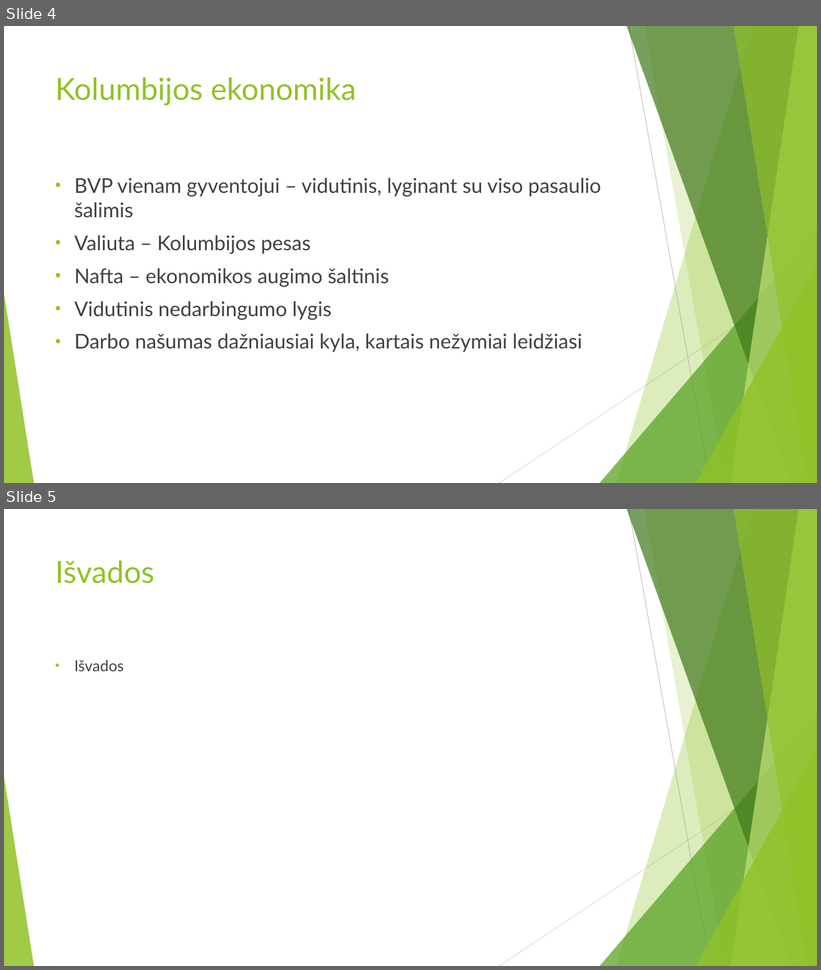
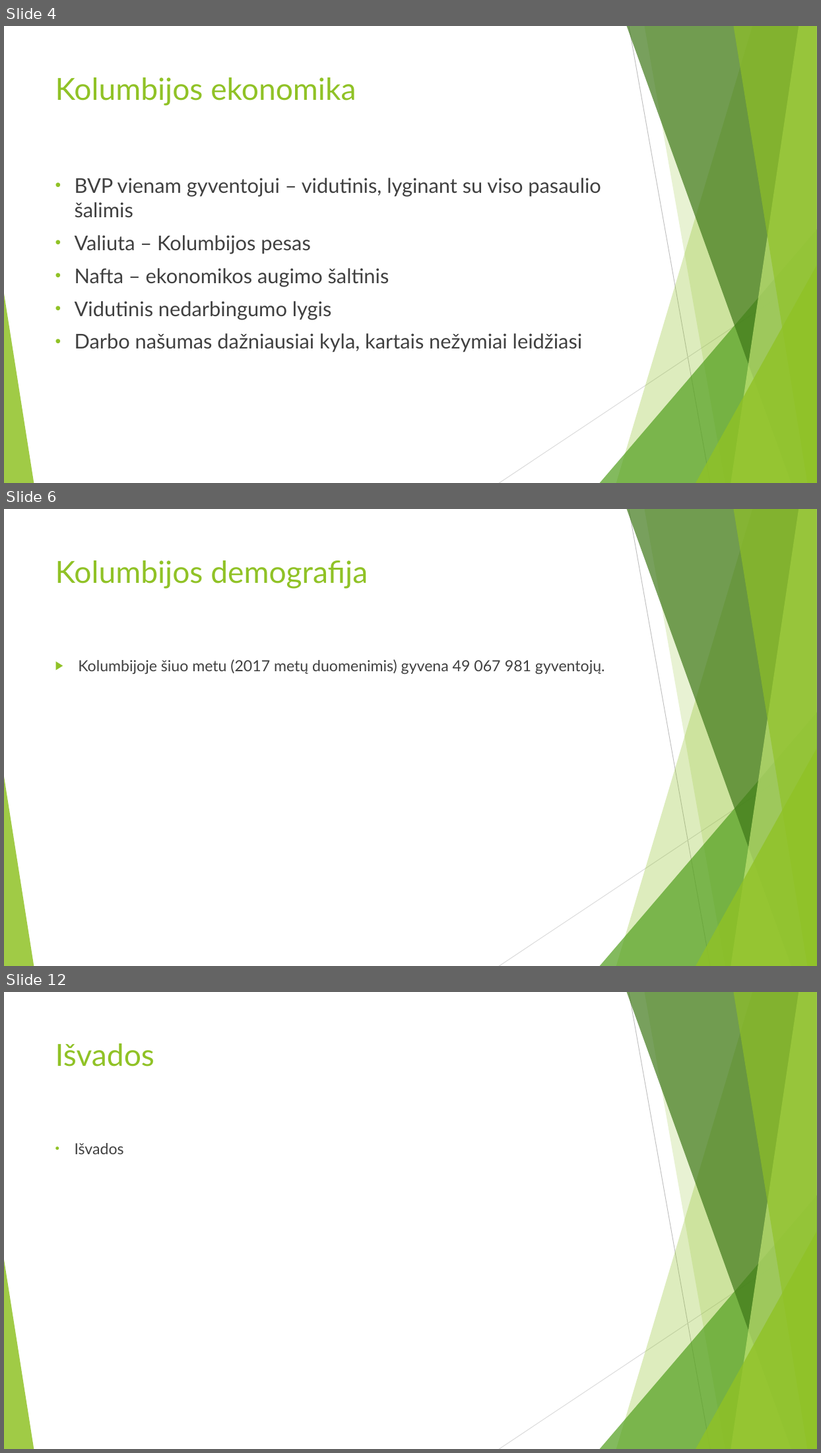
Before and after one commit to ZilvinasAbr/SocialinesRaidosProjektas, a slide deck: Pristatymas.pptx. Shown one above the other, each under a label of ours: slides 4 and 5 before the commit, slides 4, 6 and 12 after it; the slides between them are not shown. The pictures are 821x970 and 821x1453 pixels, drawn with LibreOffice and Linux fonts; fonts in the diff are those of the drawing. Boxes give left, top, right and bottom in pixels: in the first picture for what was removed or moved away, otherwise in the second. Text is boxed around its words. In the diff, an @@ line names an element or a change of style, - is before the commit and + after.

```diff
--- a/Pristatymas.pptx
+++ b/Pristatymas.pptx
@@ slide 6 added at [4,509,817,966], background #FFFFFF; not listed: 10 template elements that a slide beside it also shows @@
@@ title added at [55,560,368,589], 36 pt, text #90C226 @@
+Kolumbijos demografija
@@ text added at [78,659,605,674], 18 pt, text #404040 @@
+▶ Kolumbijoje šiuo metu (2017 metų duomenimis) gyvena 49 067 981 gyventojų.
@@ what was slide 5 is now slide 12 @@
```
Also in this commit, not shown: 6 other slides added.
